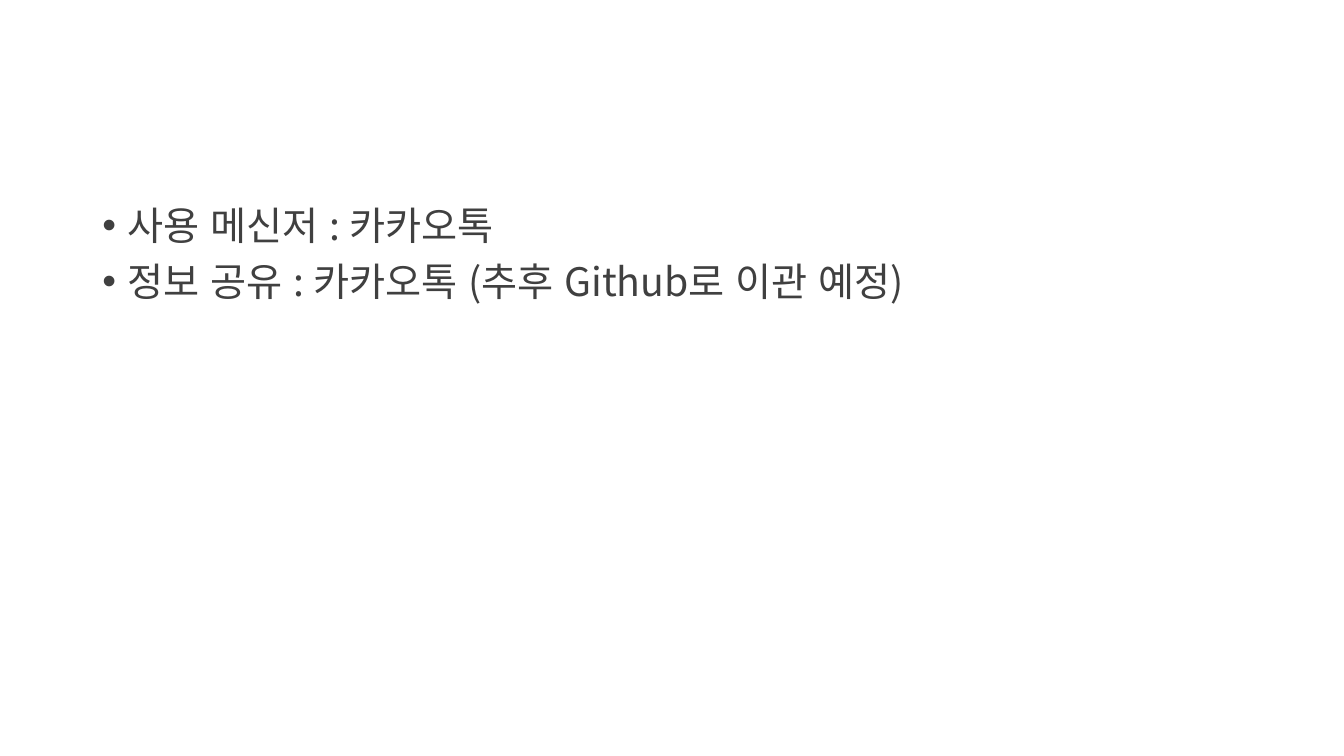
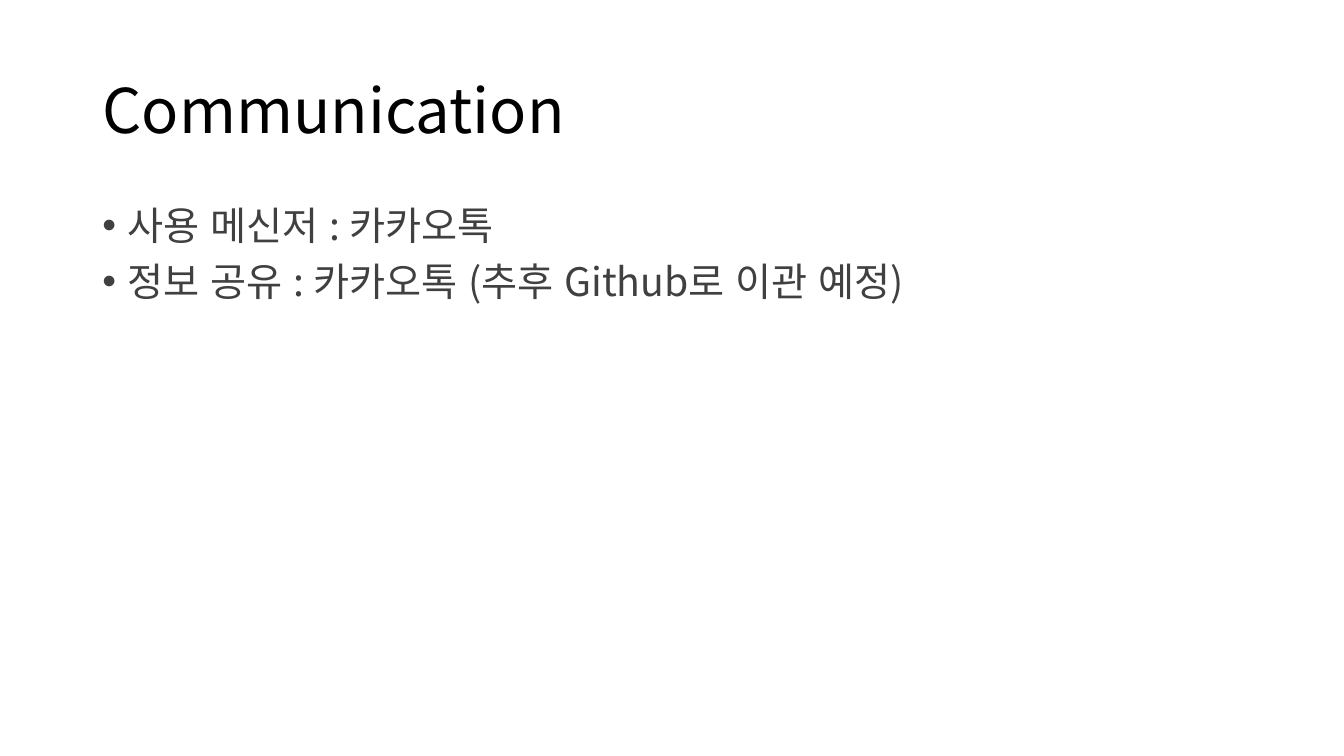
Before and after one commit to noahluftyang/design-of-data-structure-assignment-2nd, a slide deck: slide 22 of slides/1st-slide-18-10-31.pptx (slide 2 before the commit). Drawn at 1344x756 pixels with LibreOffice and Linux fonts; fonts in the diff are those of the drawing; background and template pictures are left out. Boxes give left, top, right and bottom in pixels: in the first picture for what was removed or moved away, otherwise in the second. Text is boxed around its words. In the diff, an @@ line names an element or a change of style, - is before the commit and + after.

```diff
--- a/slides/1st-slide-18-10-31.pptx
+++ b/slides/1st-slide-18-10-31.pptx
@@ title added at <box>102,85,564,134</box>, 44 pt, text #000000 @@
+Communication
```
Also in this commit, not shown: 2 other slides changed, 1 slide added.
